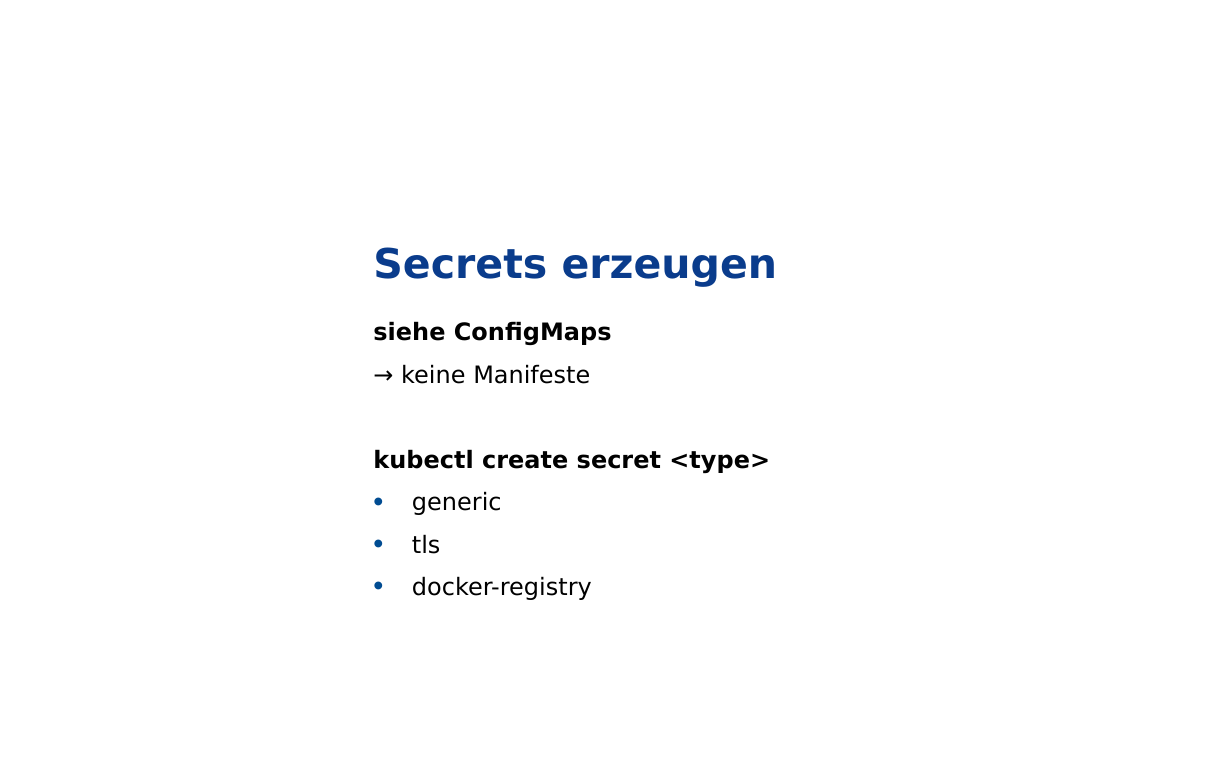
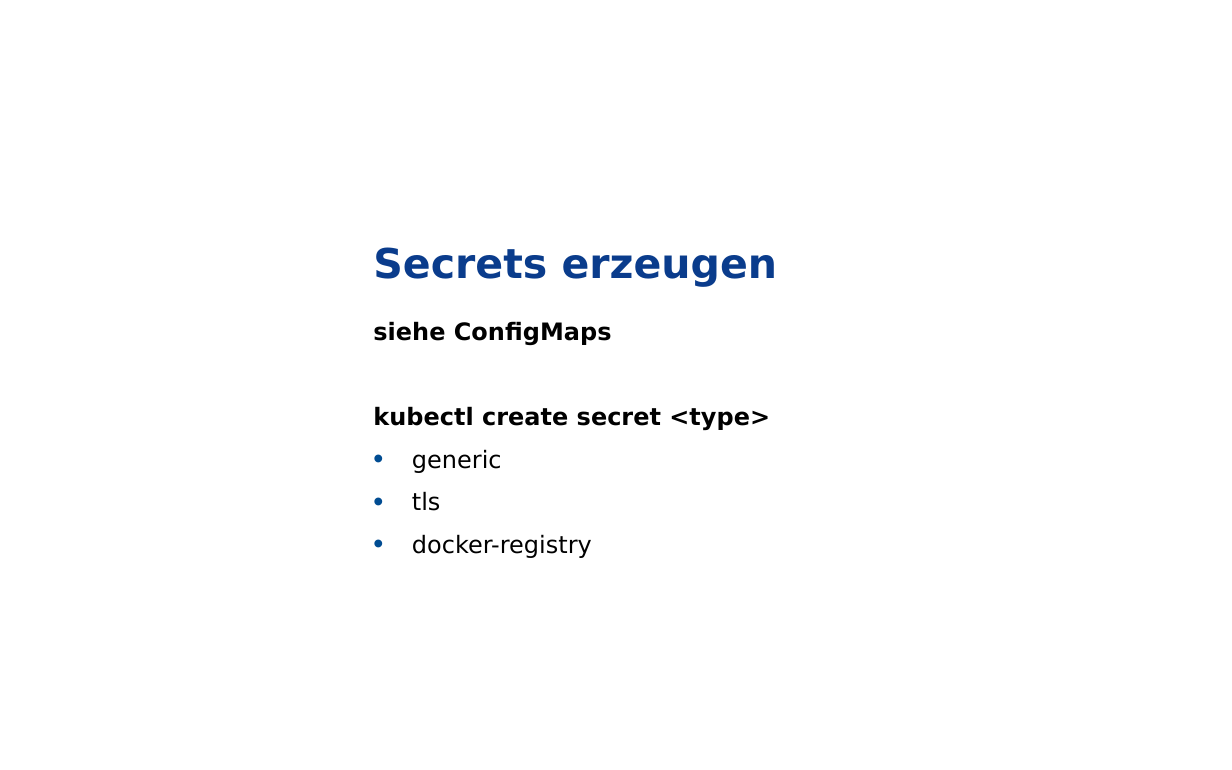
Before and after one commit to grothesk/deepshore-labs, a slide deck: slide 10 of 04-configmaps-und-secrets/deeptalk-04.pptx (slide 7 before the commit). Drawn at 1232x770 pixels with LibreOffice and Linux fonts; fonts in the diff are those of the drawing; background and template pictures are left out. Boxes give left, top, right and bottom in pixels: in the first picture for what was removed or moved away, otherwise in the second. Text is boxed around its words. In the diff, an @@ line names an element or a change of style, - is before the commit and + after.

```diff
--- a/04-configmaps-und-secrets/deeptalk-04.pptx
+++ b/04-configmaps-und-secrets/deeptalk-04.pptx
@@ text at (x1=401, y1=364, x2=590, y2=384): paragraph removed @@
-→ keine Manifeste
```
Also in this commit, not shown: 5 other slides changed, 4 slides added, 1 slide removed, 2 other files.
